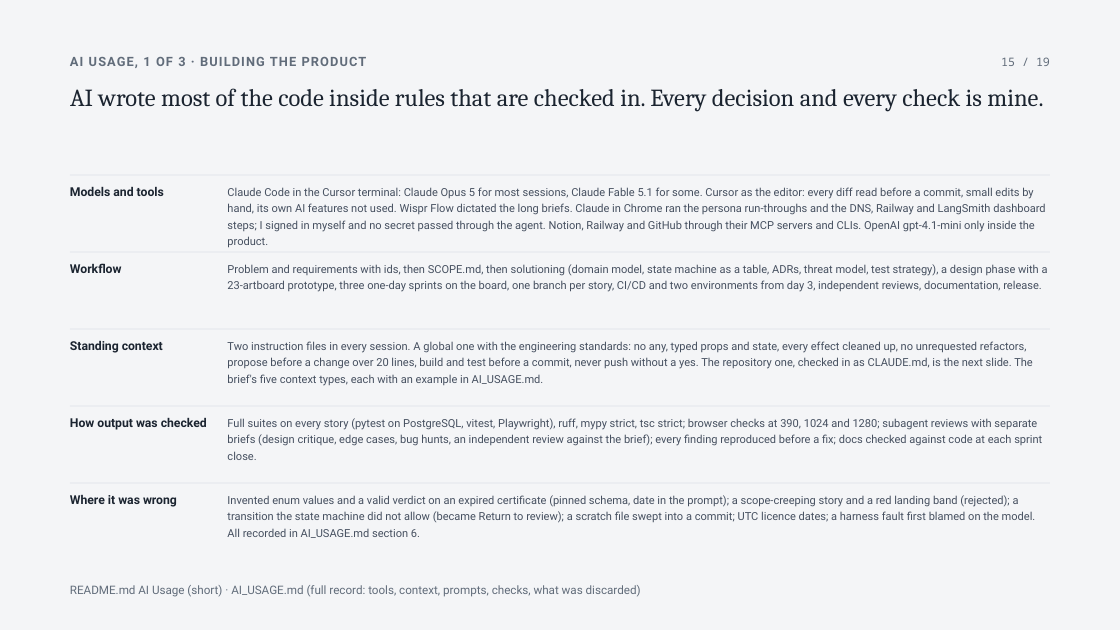
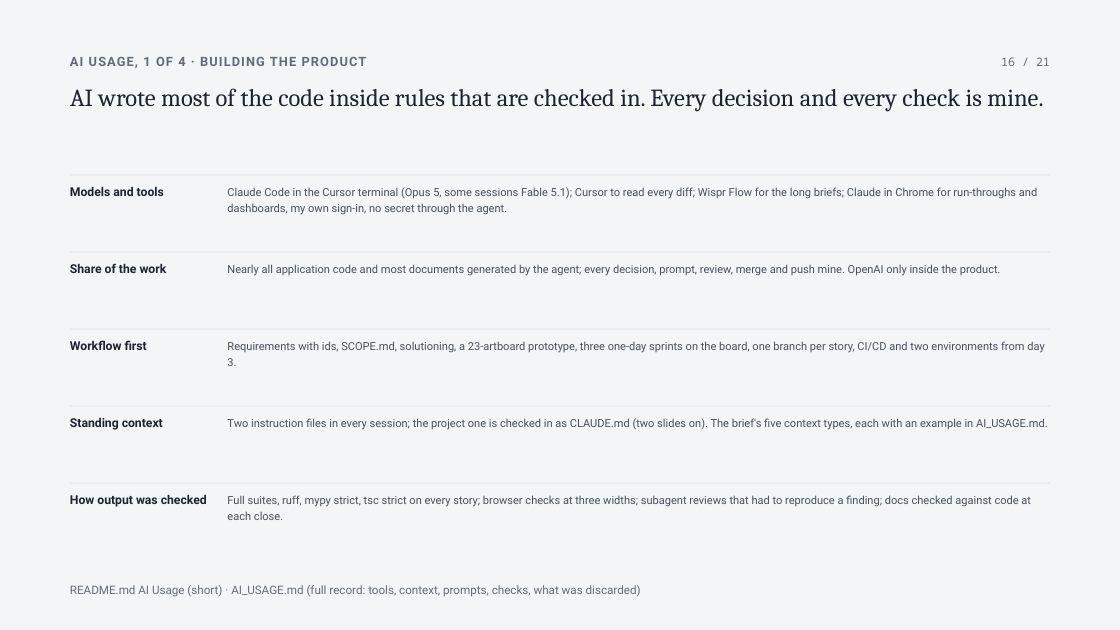
Before and after one commit to SuhaasNv/permitflow, a slide deck: slide 16 of docs/13-debrief/technical-deck/PermitFlow-technical.pptx (slide 15 before the commit). Drawn at 1120x630 pixels with LibreOffice and Linux fonts; fonts in the diff are those of the drawing. Boxes give left, top, right and bottom in pixels: in the first picture for what was removed or moved away, otherwise in the second. Text is boxed around its words. In the diff, an @@ line names an element or a change of style, - is before the commit and + after.

```diff
--- a/docs/13-debrief/technical-deck/PermitFlow-technical.pptx
+++ b/docs/13-debrief/technical-deck/PermitFlow-technical.pptx
@@ text at bbox=[70, 57, 367, 68]: text changed @@
-AI USAGE, 1 OF 3 · BUILDING THE PRODUCT
+AI USAGE, 1 OF 4 · BUILDING THE PRODUCT
@@ text at bbox=[1001, 57, 1050, 66]: text changed @@
-15 / 19
+16 / 21
@@ text at bbox=[227, 187, 1037, 215]: text changed @@
-Claude Code in the Cursor terminal: Claude Opus 5 for most sessions, Claude Fable 5.1 for some. Cursor as the editor: every diff read before a commit, small edits by hand, its own AI features not used. Wispr Flow dictated the long briefs. Claude in Chrome ran the persona run-throughs and the DNS, Railway and LangSmith dashboard steps; I signed in myself and no secret passed through the agent. Notion, Railway and GitHub through their MCP servers and CLIs. OpenAI gpt-4.1-mini only inside the product.
+Claude Code in the Cursor terminal (Opus 5, some sessions Fable 5.1); Cursor to read every diff; Wispr Flow for the long briefs; Claude in Chrome for run-throughs and dashboards, my own sign-in, no secret through the agent.
@@ text at bbox=[70, 263, 167, 273]: text changed @@
-Workflow
+Share of the work
@@ text at bbox=[227, 264, 1001, 276]: text changed @@
-Problem and requirements with ids, then SCOPE.md, then solutioning (domain model, state machine as a table, ADRs, threat model, test strategy), a design phase with a 23-artboard prototype, three one-day sprints on the board, one branch per story, CI/CD and two environments from day 3, independent reviews, documentation, release.
+Nearly all application code and most documents generated by the agent; every decision, prompt, review, merge and push mine. OpenAI only inside the product.
@@ text added at bbox=[70, 340, 147, 350], 10.5 pt, text #1B2430, bold @@
+Workflow first
@@ text at bbox=[227, 341, 1044, 366]: text changed @@
-Two instruction files in every session. A global one with the engineering standards: no any, typed props and state, every effect cleaned up, no unrequested refactors, propose before a change over 20 lines, build and test before a commit, never push without a yes. The repository one, checked in as CLAUDE.md, is the next slide. The brief's five context types, each with an example in AI_USAGE.md.
+Requirements with ids, SCOPE.md, solutioning, a 23-artboard prototype, three one-day sprints on the board, one branch per story, CI/CD and two environments from day 3.
@@ text "Standing context": place and size @@
-text "Standing context" at bbox=[70, 341, 163, 353]
+text "Standing context" at bbox=[70, 418, 163, 430]
@@ text at bbox=[227, 418, 1048, 430]: text changed @@
-Full suites on every story (pytest on PostgreSQL, vitest, Playwright), ruff, mypy strict, tsc strict; browser checks at 390, 1024 and 1280; subagent reviews with separate briefs (design critique, edge cases, bug hunts, an independent review against the brief); every finding reproduced before a fix; docs checked against code at each sprint close.
+Two instruction files in every session; the project one is checked in as CLAUDE.md (two slides on). The brief's five context types, each with an example in AI_USAGE.md.
@@ text "How output was checked": place and size @@
-text "How output was checked" at bbox=[70, 418, 207, 430]
+text "How output was checked" at bbox=[70, 495, 207, 507]
@@ text removed at bbox=[70, 495, 177, 507] @@
-Where it was wrong
@@ text at bbox=[227, 495, 1031, 520]: text changed @@
-Invented enum values and a valid verdict on an expired certificate (pinned schema, date in the prompt); a scope-creeping story and a red landing band (rejected); a transition the state machine did not allow (became Return to review); a scratch file swept into a commit; UTC licence dates; a harness fault first blamed on the model. All recorded in AI_USAGE.md section 6.
+Full suites, ruff, mypy strict, tsc strict on every story; browser checks at three widths; subagent reviews that had to reproduce a finding; docs checked against code at each close.
```
Also in this commit, not shown: 11 other slides changed, 7 slides added, 5 slides removed, 10 other files.
